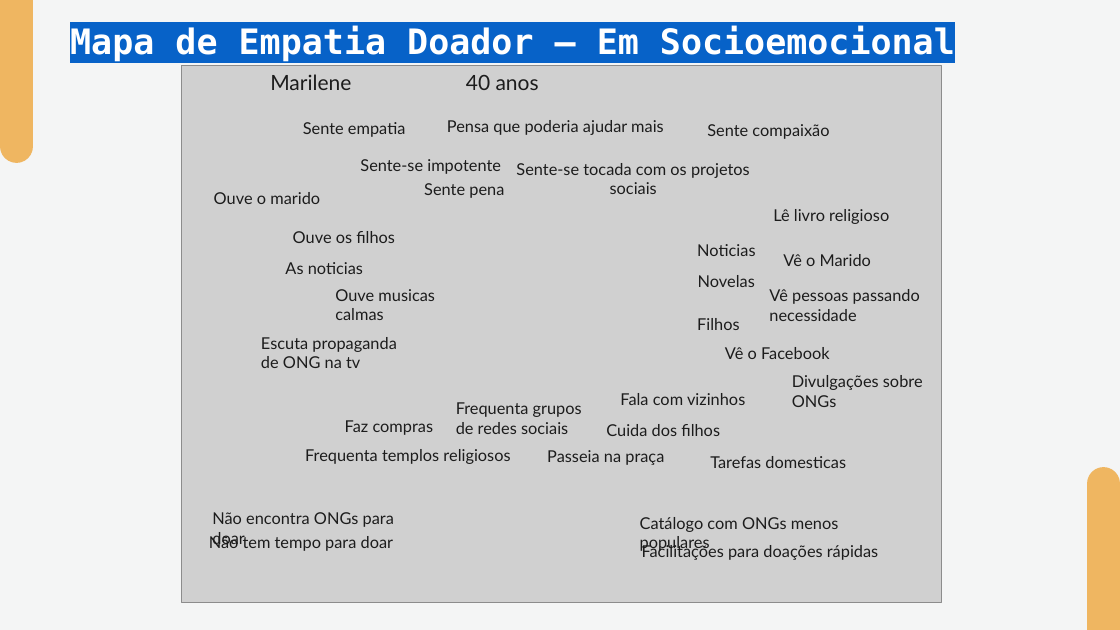
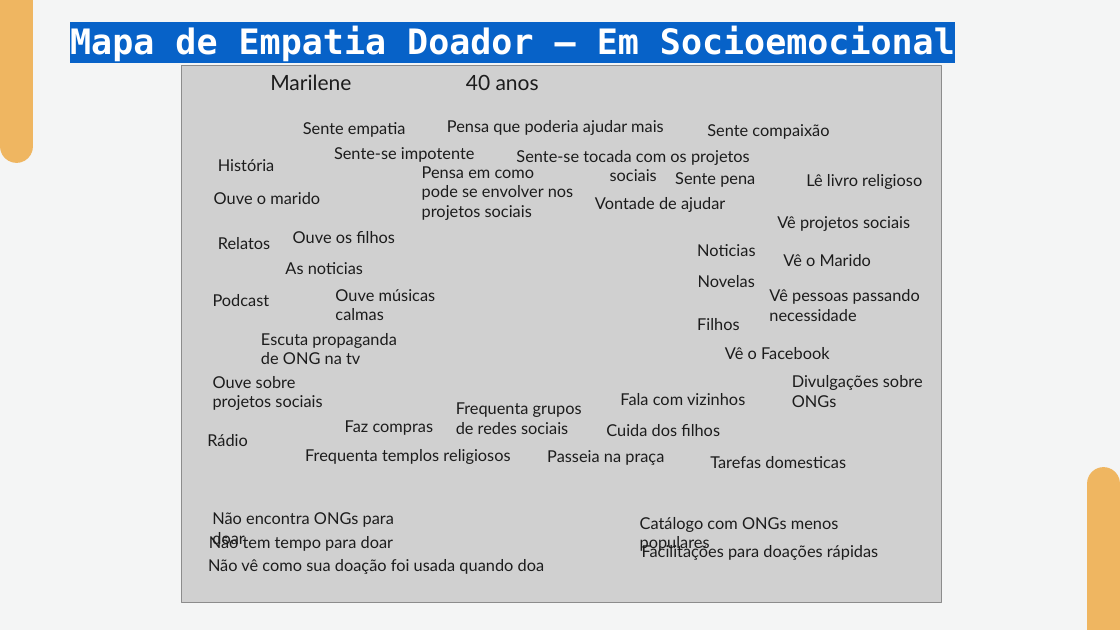
Before and after one commit to apires-roberta/bp, a slide deck: slide 8 of Sprint 1 - Entregavel de PI - Design de Interação.pptx. Drawn at 1120x630 pixels with LibreOffice and Linux fonts; fonts in the diff are those of the drawing; grey boxes stand for pictures. Boxes give left, top, right and bottom in pixels: in the first picture for what was removed or moved away, otherwise in the second. Text is boxed around its words. In the diff, an @@ line names an element or a change of style, - is before the commit and + after.

```diff
--- a/Sprint 1 - Entregavel de PI - Design de Interação.pptx
+++ b/Sprint 1 - Entregavel de PI - Design de Interação.pptx
@@ text "Sente-se impotente": place and size @@
-text "Sente-se impotente" at [360, 159, 501, 174]
+text "Sente-se impotente" at [334, 147, 475, 162]
@@ text "Sente-se tocada com os projetos ...": place and size @@
-text "Sente-se tocada com os projetos ..." at [516, 163, 750, 194]
+text "Sente-se tocada com os projetos ..." at [516, 150, 750, 181]
@@ text added at [218, 159, 274, 171], 14 pt, text #1C1C1C @@
+História
@@ text added at [422, 166, 574, 220], 14 pt, text #1C1C1C @@
+Pensa em como
+pode se envolver nos projetos sociais
@@ text "Sente pena": place and size @@
-text "Sente pena" at [424, 183, 504, 198]
+text "Sente pena" at [675, 172, 755, 187]
@@ text "Lê livro religioso": place and size @@
-text "Lê livro religioso" at [773, 209, 889, 224]
+text "Lê livro religioso" at [806, 174, 922, 189]
@@ text added at [595, 197, 725, 212], 14 pt, text #1C1C1C @@
+Vontade de ajudar
@@ text added at [218, 237, 270, 249], 14 pt, text #1C1C1C @@
+Relatos
@@ text added at [777, 216, 910, 231], 14 pt, text #1C1C1C @@
+Vê projetos sociais
@@ text added at [213, 294, 270, 306], 14 pt, text #1C1C1C @@
+Podcast
@@ text at [335, 289, 436, 320]: text changed @@
-Ouve musicas calmas
+Ouve músicas calmas
@@ text "Escuta propaganda de ONG na ...": place and size @@
-text "Escuta propaganda de ONG na ..." at [261, 337, 396, 368]
+text "Escuta propaganda de ONG na ..." at [261, 333, 396, 364]
@@ text added at [213, 376, 322, 410], 14 pt, text #1C1C1C @@
+Ouve sobre
+projetos sociais
@@ text added at [207, 434, 248, 446], 14 pt, text #1C1C1C @@
+Rádio
@@ text added at [208, 559, 545, 574], 14 pt, text #1C1C1C @@
+Não vê como sua doação foi usada quando doa
```
Also in this commit, not shown: 1 other slide changed.
